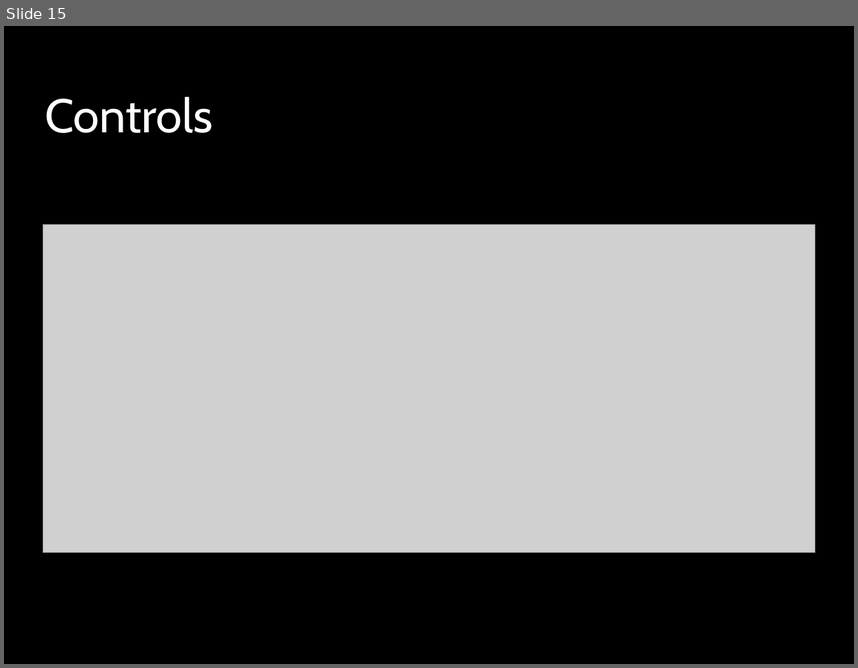
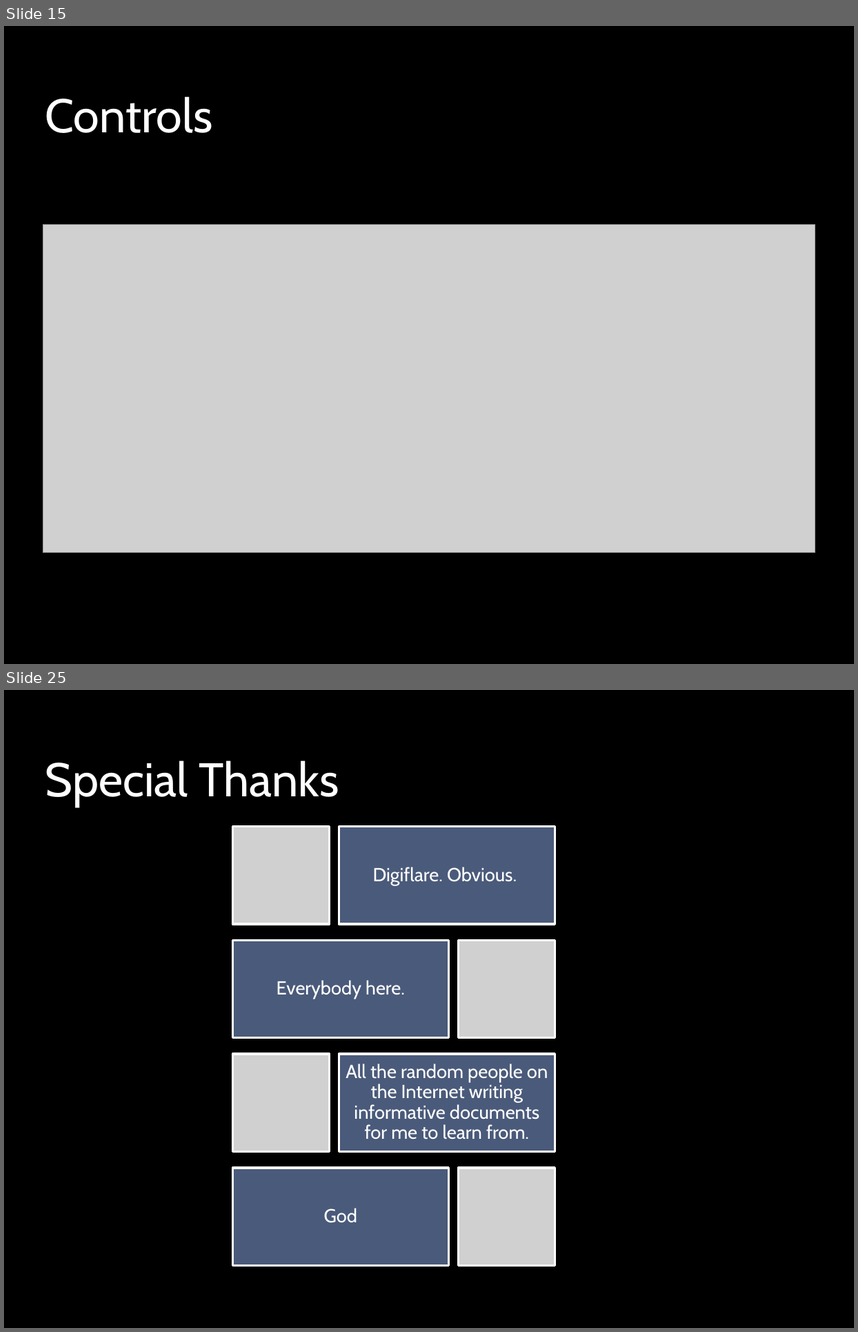
Before and after one commit to peterhoang/Super-Duper-Game, a slide deck: The Super-Awesome Game Deck.pptx. Shown one above the other, each under a label of ours: slide 15 before the commit, slides 15 and 25 after it; the slides between them are not shown. The pictures are 858x668 and 858x1332 pixels, drawn with LibreOffice and Linux fonts; fonts in the diff are those of the drawing; grey boxes stand for pictures; background and template pictures are left out. Boxes give left, top, right and bottom in pixels: in the first picture for what was removed or moved away, otherwise in the second. Text is boxed around its words. In the diff, an @@ line names an element or a change of style, - is before the commit and + after.

```diff
--- a/The Super-Awesome Game Deck.pptx
+++ b/The Super-Awesome Game Deck.pptx
@@ slide 25 added at (4,690,854,1328), background picture (left out); not listed: 1 template element that a slide beside it also shows @@
@@ title added at (45,760,339,807), 40 pt, text #FFFFFF @@
+Special Thanks
@@ group added at (232,826,555,1265): 4 rectangles, 4 texts, 4 pictures @@
+Digiflare. Obvious.
+Everybody here.
+All the random people on the Internet writing informative documents for me to learn from.
+God
```
Also in this commit, not shown: 1 slide changed, 10 other slides added.
